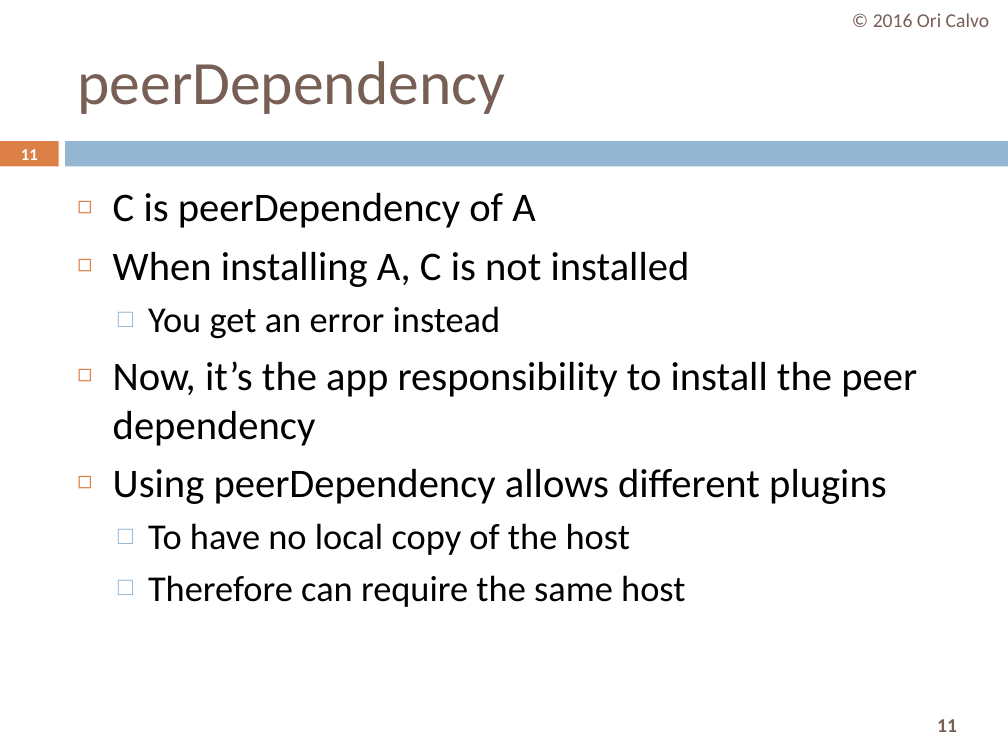
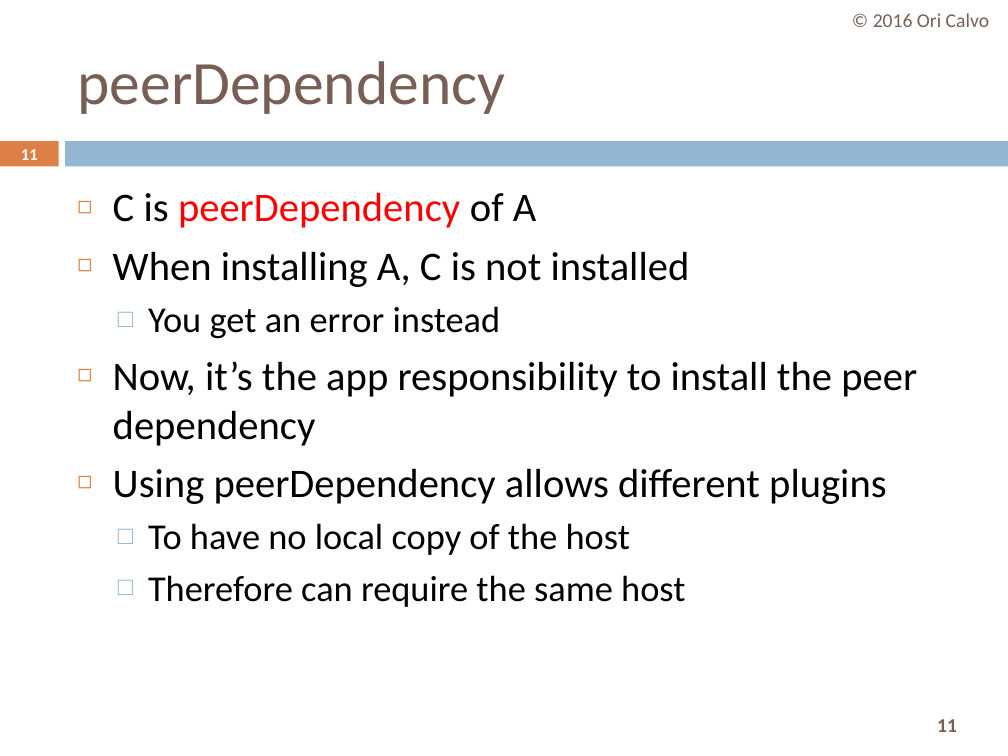
Before and after one commit to oricalvo/course-angular, a slide deck: slide 11 of PPTs/01 Build & Setup.pptx. Drawn at 1008x756 pixels with LibreOffice and Linux fonts; fonts in the diff are those of the drawing. Boxes give left, top, right and bottom in pixels: in the first picture for what was removed or moved away, otherwise in the second. Text is boxed around its words. In the diff, an @@ line names an element or a change of style, - is before the commit and + after.

```diff
--- a/PPTs/01 Build & Setup.pptx
+++ b/PPTs/01 Build & Setup.pptx
@@ text at [113, 192, 536, 228]: text colour #000000 to #FF0000 in "peerDependency" @@
```
Also in this commit, not shown: 2 other slides changed, 2 other files.
